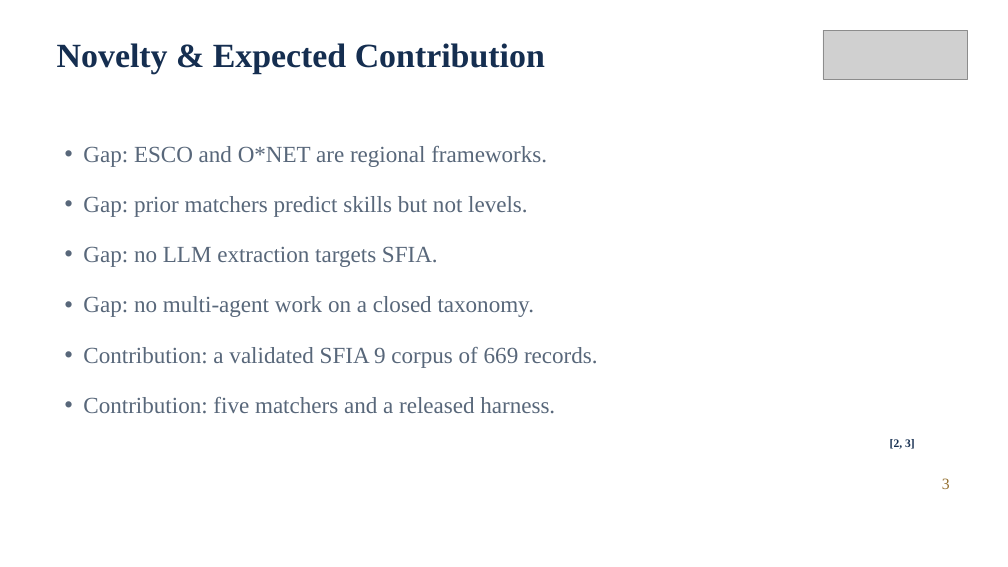
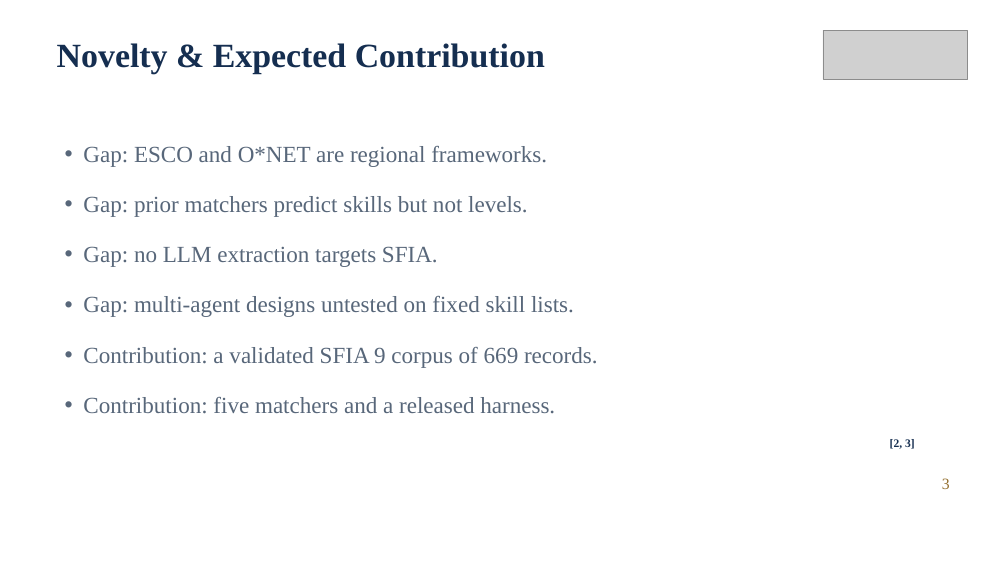
Before and after one commit to prdai/sfia-structured-skill-extraction, a slide deck: slide 3 of talk/deck/ICAC2026_564.pptx. Drawn at 1008x567 pixels with LibreOffice and Linux fonts; fonts in the diff are those of the drawing; grey boxes stand for pictures; background and template pictures are left out. Boxes give left, top, right and bottom in pixels: in the first picture for what was removed or moved away, otherwise in the second. Text is boxed around its words. In the diff, an @@ line names an element or a change of style, - is before the commit and + after.

```diff
--- a/talk/deck/ICAC2026_564.pptx
+++ b/talk/deck/ICAC2026_564.pptx
@@ text at [83,296,574,317]: text changed @@
-• Gap: no multi-agent work on a closed taxonomy.
+• Gap: multi-agent designs untested on fixed skill lists.
```
Also in this commit, not shown: 2 other slides changed, 2 other files.
